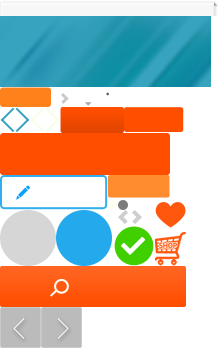
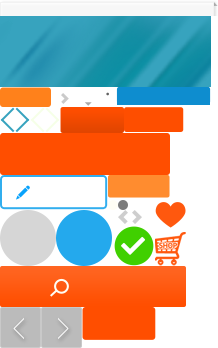
Layer changes from the first (218, 348) image to the second:
added group "酒店搜索页" with 2 layers above "酒店首页" over [82, 87, 211, 340]
added layer "图层 29" in group "酒店搜索页" over [82, 307, 156, 340]
added layer "图层 28" in group "酒店搜索页" over [116, 87, 211, 105]
